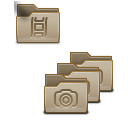
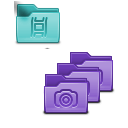
Before/after of a w=128, h=128 layered artwork. What changed in the layer stack:
painted on "image 1" over [43, 74, 88, 114]
painted on "image 2" over [55, 63, 100, 103]
painted on "image 3" over [68, 52, 113, 92]
painted on "video" over [15, 4, 60, 49]
